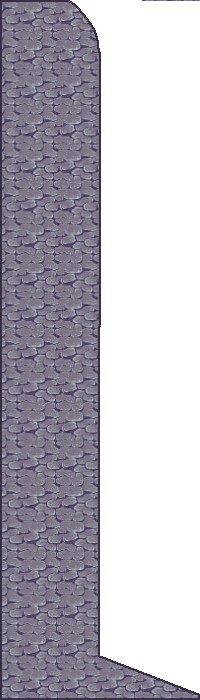
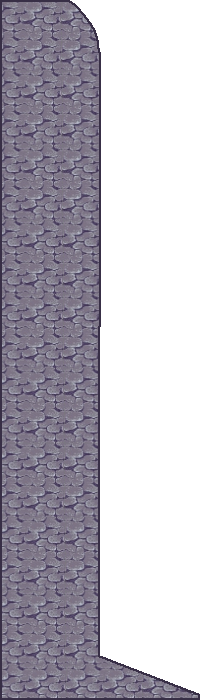
Layered file, before and after one edit (200x700). Changes by layer:
painted on "Pasted Layer" over [142, 0, 200, 1]
